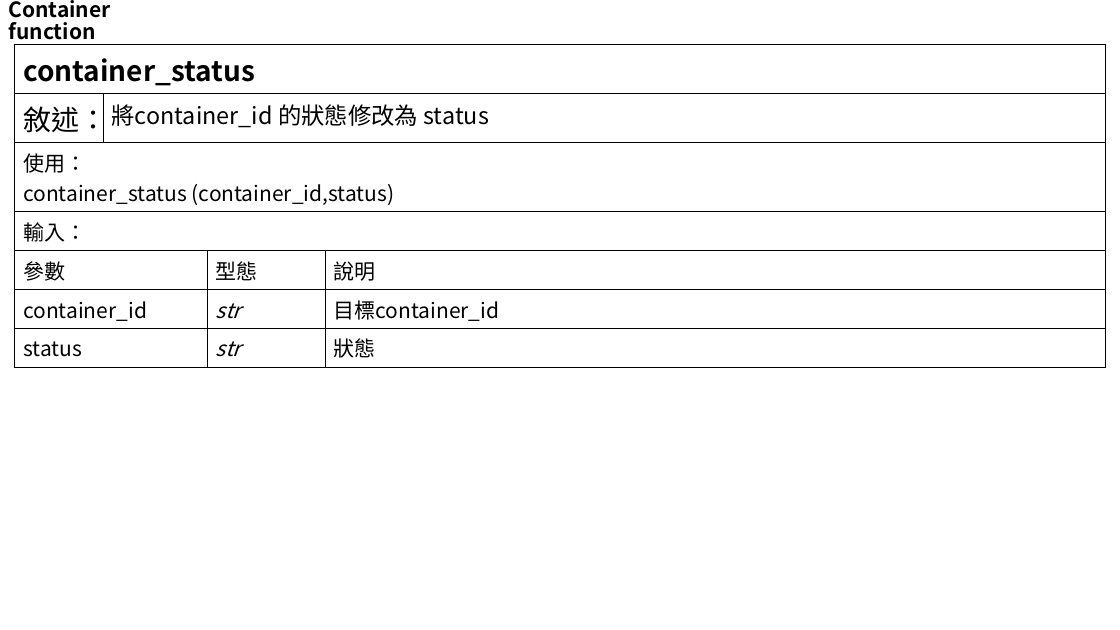
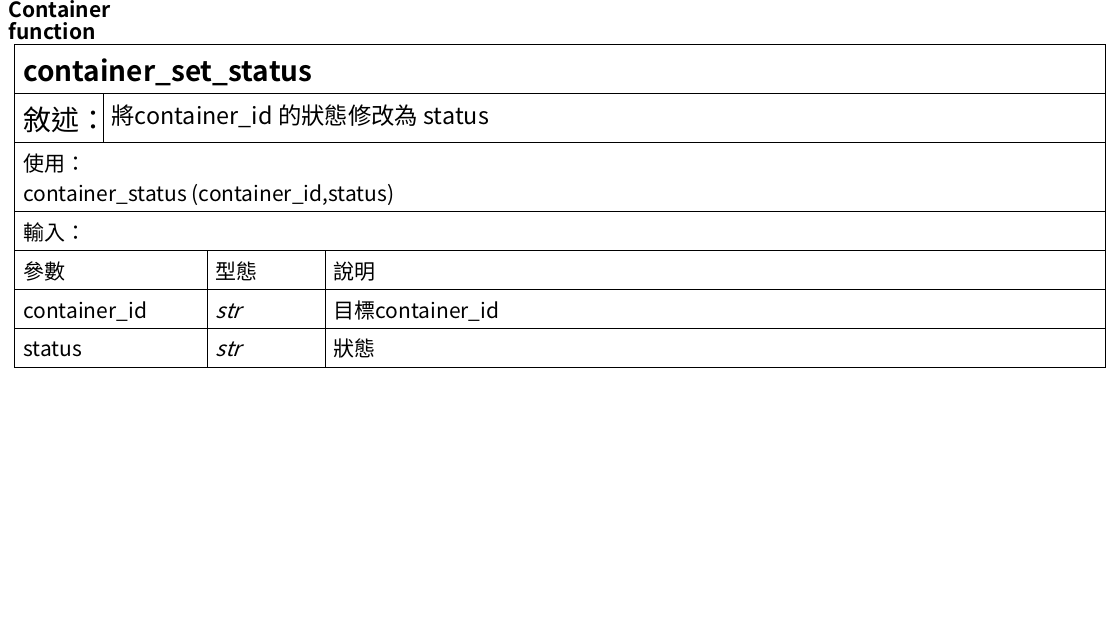
Before and after one commit to ethan1226/asrs_ofai, a slide deck: slide 35 of flowchart.pptx (slide 30 before the commit). Drawn at 1120x630 pixels with LibreOffice and Linux fonts; fonts in the diff are those of the drawing. Boxes give left, top, right and bottom in pixels: in the first picture for what was removed or moved away, otherwise in the second. Text is boxed around its words. In the diff, an @@ line names an element or a change of style, - is before the commit and + after.

```diff
--- a/flowchart.pptx
+++ b/flowchart.pptx
@@ table at [15, 45, 1106, 362] @@
-row 1, column 1: container_status
+row 1, column 1: container_set_status
```
Also in this commit, not shown: 10 other slides changed, 16 slides added, 4 slides removed.
